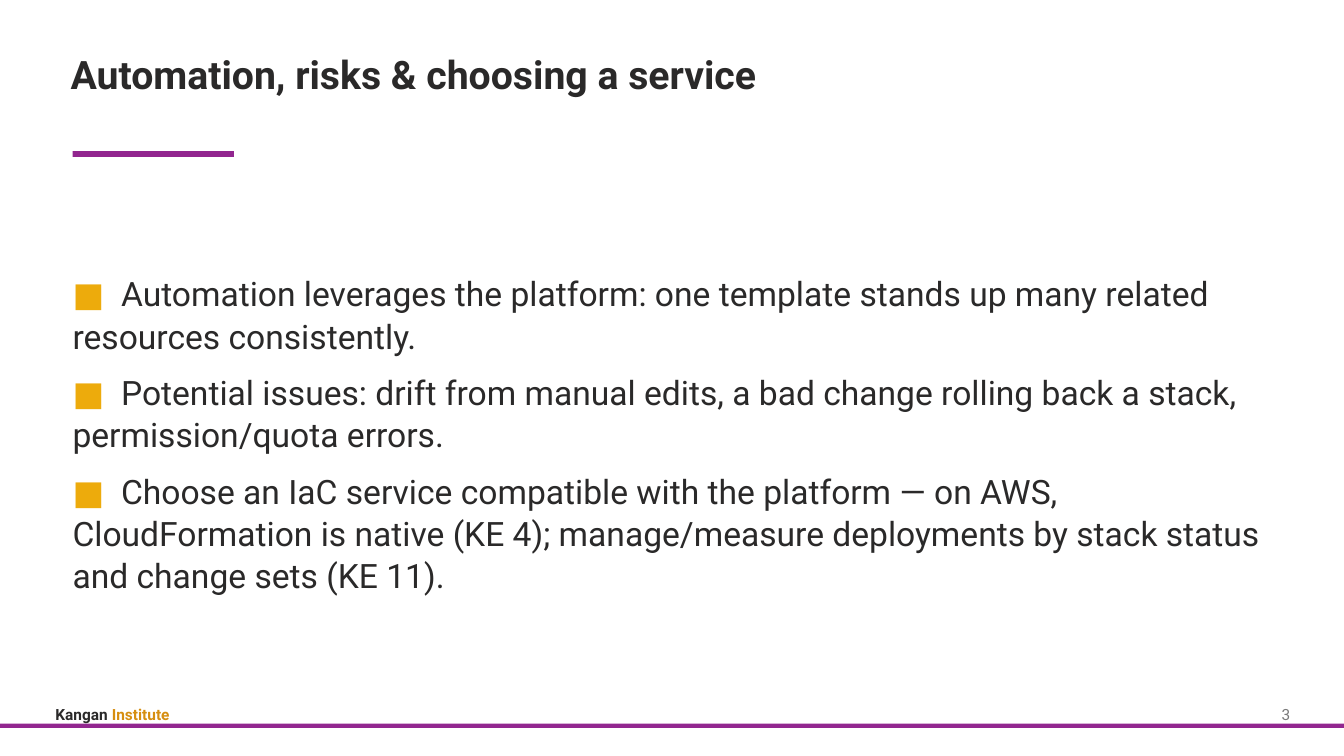
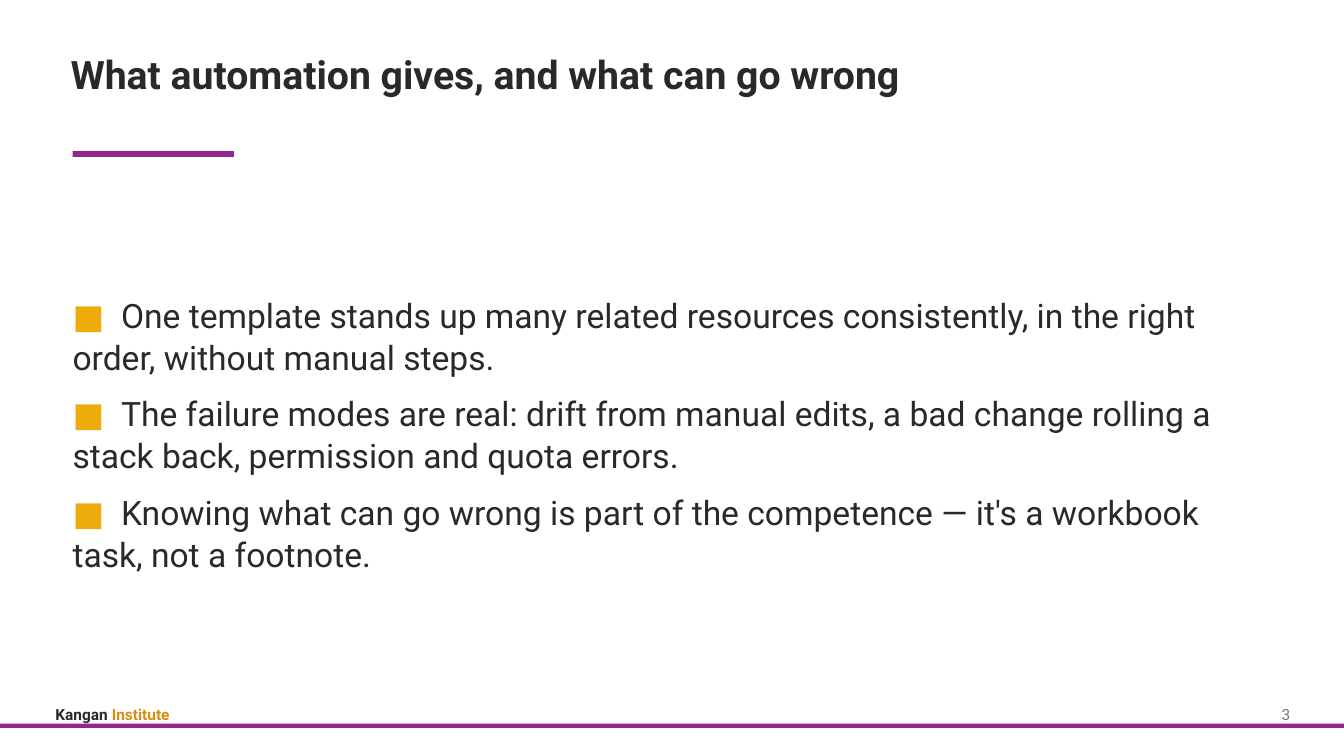
Before and after one commit to Digital-Initiatives-Kangan-Institute/diploma-cloud-cyber-content-s1, a slide deck: slide 5 of S1-CL2-Cloud-Disaster-Recovery/delivery/topic_06/Topic_06_Slides.pptx. Drawn at 1344x756 pixels with LibreOffice and Linux fonts; fonts in the diff are those of the drawing. Boxes give left, top, right and bottom in pixels: in the first picture for what was removed or moved away, otherwise in the second. Text is boxed around its words. In the diff, an @@ line names an element or a change of style, - is before the commit and + after.

```diff
--- a/S1-CL2-Cloud-Disaster-Recovery/delivery/topic_06/Topic_06_Slides.pptx
+++ b/S1-CL2-Cloud-Disaster-Recovery/delivery/topic_06/Topic_06_Slides.pptx
@@ text at (71, 59, 899, 97): text changed @@
-Automation, risks & choosing a service
+What automation gives, and what can go wrong
@@ text at (73, 302, 1210, 572): text changed @@
-■ Automation leverages the platform: one template stands up many related resources consistently.
-■ Potential issues: drift from manual edits, a bad change rolling back a stack, permission/quota errors.
-■ Choose an IaC service compatible with the platform — on AWS, CloudFormation is native (KE 4); manage/measure deployments by stack status and change sets (KE 11).
+■ One template stands up many related resources consistently, in the right order, without manual steps.
+■ The failure modes are real: drift from manual edits, a bad change rolling a stack back, permission and quota errors.
+■ Knowing what can go wrong is part of the competence — it's a workbook task, not a footnote.
```
Also in this commit, not shown: 13 other slides changed, 11 slides added, 3 slides removed, 36 other files.
